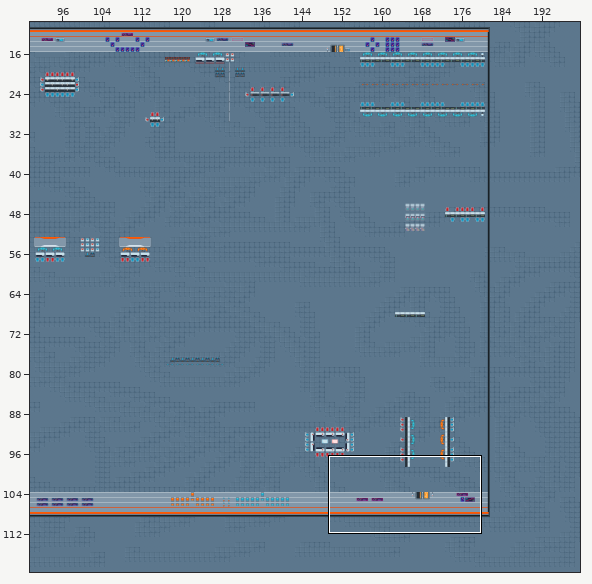
One commit to this Tiled map: assets/basic/map/Map.tmx. The first picture is a wide view before the edit; the outline marks the close-up.
Close-up. Before:
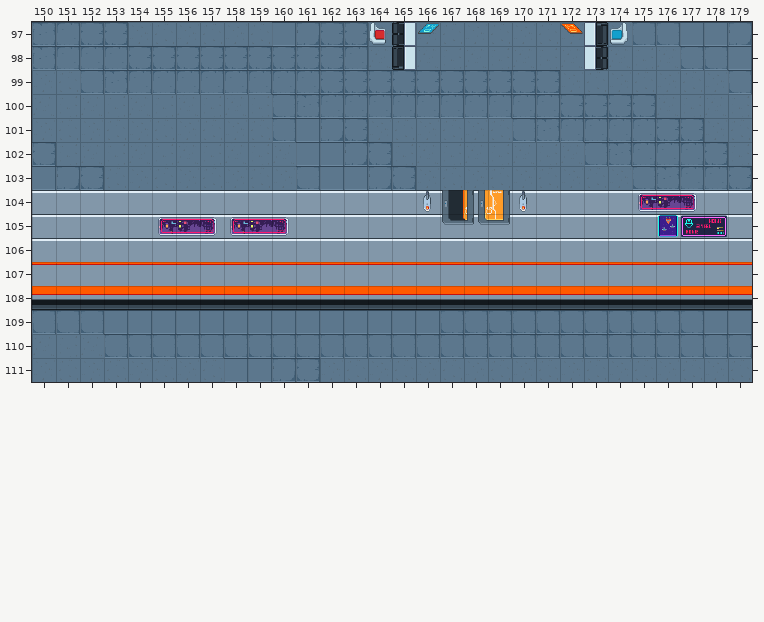
Cells are 32x32 px. Shown: x 150..179, y 97..111. The commit also changed other parts of the map, which this record leaves out.
The result:
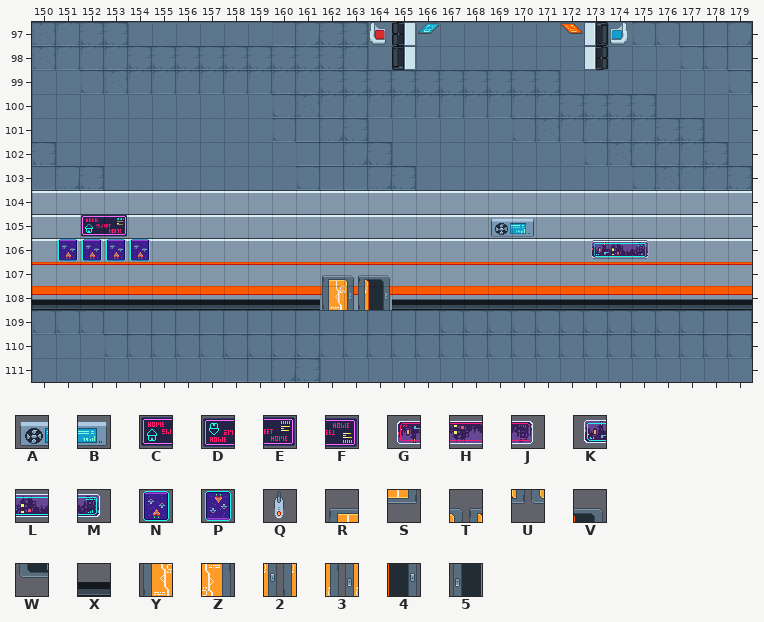
Key: from "TileSet-1": A 8, B 9, C 13, D 13 flipped up-down, E 14, F 14 flipped up-down, G 39 flipped up-down, H 40 flipped up-down, J 41 flipped up-down, K 60, L 61, M 62, N 82, P 82 flipped up-down, Q 123 flipped up-down, R 153, S 153 turned 180, T 154, U 154 turned 180, V 155, W 155 turned 180, X 170 flipped up-down, Y 174, Z 174 turned 180, 2 175, 3 175 turned 180, 4 176, 5 176 turned 180.
_ is an empty cell.
Edits made:
Layer "Layer Decor":
y 104: x 166..170 Q53ZQ -> _____; x 175..177 GHJ -> ___
y 105: x 152..153 __ -> CE; x 155..160 GHJGHJ -> ______; x 167..170 WUS_ -> __AB; x 176..178 PDF -> ___
y 106: x 151..154 ____ -> NNNN; x 173..175 ___ -> KLM
y 107: x 162..164 ___ -> RTV
y 108: x 162..164 XXX -> Y24
